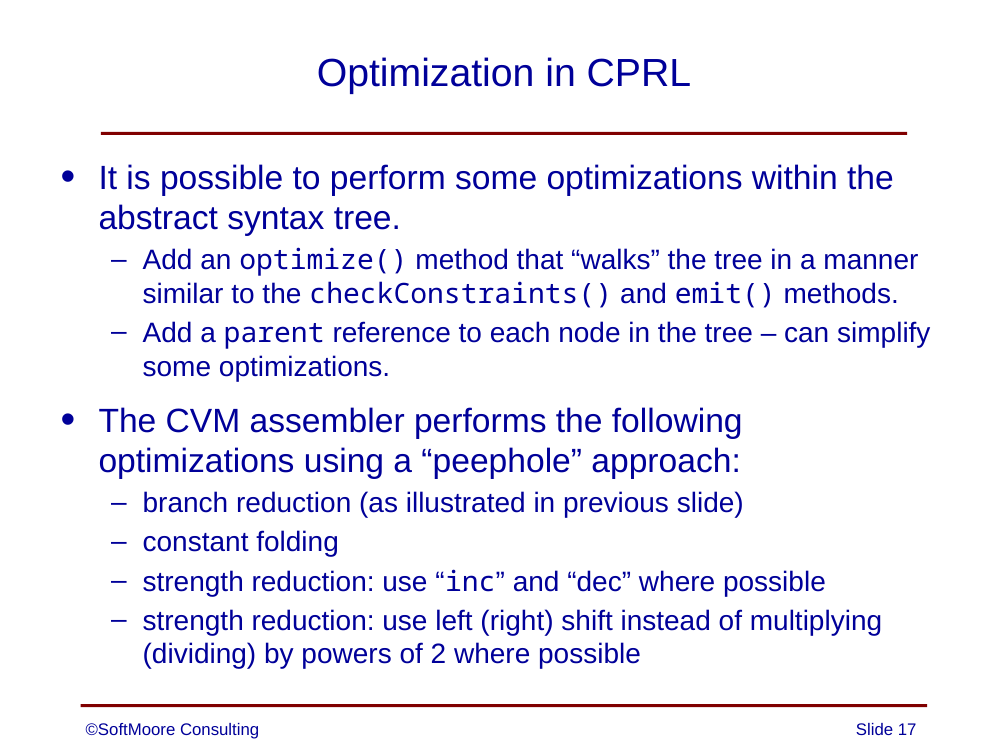
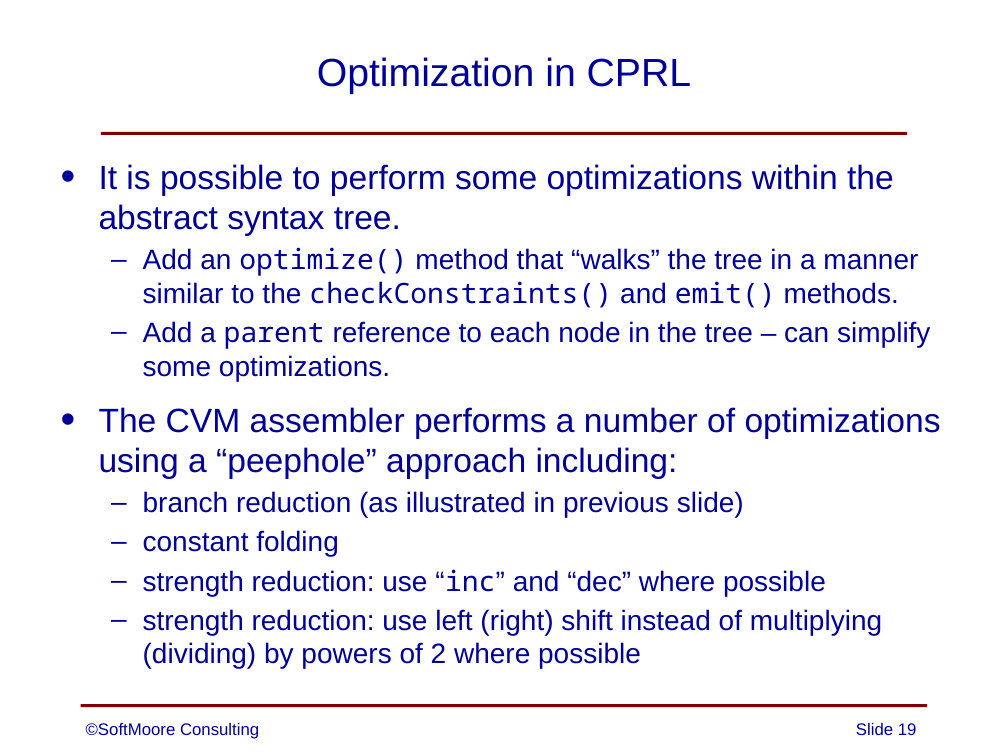
Before and after one commit to SoftMoore/CPRL-Kt, a slide deck: slide 19 of PowerPoint Slides/12 - Optimization.pptx (slide 17 before the commit). Drawn at 1008x756 pixels with LibreOffice and Linux fonts; fonts in the diff are those of the drawing. Boxes give left, top, right and bottom in pixels: in the first picture for what was removed or moved away, otherwise in the second. Text is boxed around its words. In the diff, an @@ line names an element or a change of style, - is before the commit and + after.

```diff
--- a/PowerPoint Slides/12 - Optimization.pptx
+++ b/PowerPoint Slides/12 - Optimization.pptx
@@ text at <box>99,407,941,479</box>: text changed @@
-• The CVM assembler performs the following optimizations using a “peephole” approach:
+• The CVM assembler performs a number of optimizations using a “peephole” approach including:
@@ page number at <box>856,723,917,735</box>: text changed @@
-Slide 17
+Slide 19
```
Also in this commit, not shown: 2 slides added, 1 other file.
